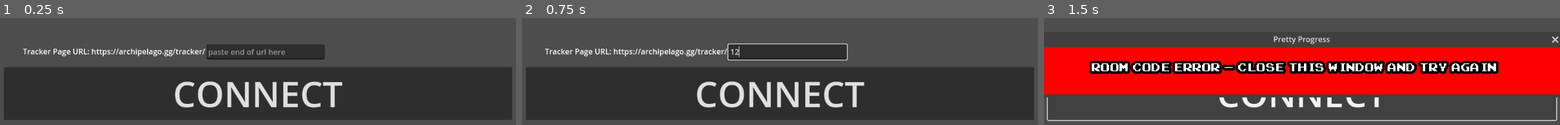
Above: before the commit, frames 1-3 (left to right).
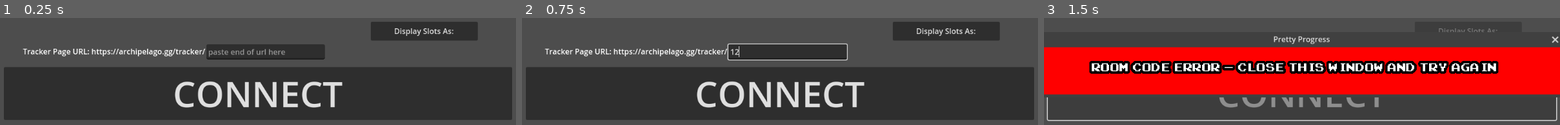
Above: after the commit, the same moments.

Repository: GirambQuamb/Archipelago-Pretty-Progress
Game: Godot game, scene res://launcher.tscn
Same seed, same stepped clock (60 frames per second), same inputs: the game is played once before the commit and once after it.
Inputs (mouse positions are in pixels of both pictures, inside the frame that each line leads up to):
- Up to frame 1 (0.25 s): no input
- Up to frame 2 (0.75 s): click (785, 52) at 0.52 s; type "12" at 0.6 s
- Up to frame 3 (1.5 s): click "CONNECT" at 1.25 s

The runs differ from the first frame. In frame 1, 3.5% of the frame differs, in the area x 71-93%, y 3-21%; in frame 2, 3.5%; in frame 3, 1.3%.

Commit message:
Committing Code That Doesn't Embarrass Me
Things of note:
- Users can select between showing player or game names
- The two display nodes now cycle through the whole list of slots and the total instead of displaying the total every other transition
- Cleaned up hard-coded node references

Diff:
--- a/src/launcher.gd
+++ b/src/launcher.gd
@@ -1,49 +1,89 @@
 extends Control
 
-var game_data : Dictionary
-var url : String
-var game_index : int = 0
-
-# Called when the node enters the scene tree for the first time.
+### Global variables ###
+var url : String # Multiworld tracker URL
+
+var slot_data : Dictionary # Slot info (player, game, progress)
+var slot_index : int = 0 # Used for progressing through slots
+
+enum Display_Mode {PLAYER, GAME, BOTH} # Whether to show players, games or both
+var display_mode : int = 0 # TODO - Actually give the option to show both...
+
+### Node variables ###
+
+## Helpers ##
+@export var http_request : HTTPRequest
+@export var timer : Timer # Used for spacing HTTPRequests and transitions
+
+## Launch Menu ##
+@export var display_selection : MenuButton # Lets the user choose how to display slot names
+@export var launch_button : Button # Launches the progress window
+@export var url_lineedit : LineEdit # User types the end of the tracker url here
+
+## Progress Window ##
+@export var progress_window : Window # Second window that displays the progress bar
+@export var display_parent_a : Control # Parent for the two progress displays
+@export var display_parent_b : Control
+@export var display_text_a : RichTextLabel # Text for the two progress displays
+@export var display_text_b : RichTextLabel
+@export var progress_bar_a : ColorRect # Progress bar for the two progress displays
+@export var progress_bar_b : ColorRect
+@export var display_error : ColorRect # Error message
+
+# Initialize the scene
 func _ready() -> void:
 	# Initialize text
 	initialize_text()
 
 	# Initialize subwindow transparency
-	$"Single Game Window/PanelContainer/Control/Chosen Game".modulate.a = 0
-
-	$"Single Game Window".visible = false
-
-	$HTTPRequest.request_completed.connect(_on_request_completed)
+	display_parent_a.modulate.a = 0
+
+	progress_window.visible = false
+
+	http_request.request_completed.connect(_on_request_completed)
+
+	display_selection.get_popup().id_pressed.connect(_on_menu_button_pressed)
+
+func _on_menu_button_pressed(id : int) -> void:
+	display_mode = id
+	for i in range(0,display_selection.get_popup().item_count):
+		display_selection.get_popup().set_item_checked(i, false)
+	display_selection.get_popup().set_item_checked(id, true)
 
 func initialize_text():
-	$"Single Game Window/PanelContainer/Control/Chosen Game/game_text".text = "[center][wave]Loading[/wave][/center]"
-	$"Single Game Window/PanelContainer/Control/Total/total_text".text = "[center][wave]Loading[/wave][/center]"
-
-	$"Single Game Window/PanelContainer/Control/Total/total_progress".position.x = -1000
-	$"Single Game Window/PanelContainer/Control/Chosen Game/game_progress".position.x = -1000
+	display_text_a.text = "[center][wave]Loading[/wave][/center]"
+	display_text_b.text = "[center][wave]Loading[/wave][/center]"
+
+	progress_bar_b.position.x = -1000
+	progress_bar_a.position.x = -1000
 
 func _on_launch_button_pressed() -> void:
+	reset_data()
 	initialize_text()
 
+	display_selection.disabled = true
+	launch_button.disabled = true
+	url_lineedit.editable = false
+
 	# Set URL
-	url = "https://archipelago.gg/tracker/" + $"URL Line".text
+	url = "https://archipelago.gg/tracker/" + url_lineedit.text
 
 	# Validate URL
+	## Used to have something here... but that was before git lol
 
 	# Send http request
-	$HTTPRequest.request(url)
-
-	$"Single Game Window".visible = true
-	$"Single Game Window/Error".visible = false
-
-	$"Single Game Window/Timer".start()
+	http_request.request(url)
+
+	progress_window.visible = true
+	display_error.visible = false
+
+	timer.start()
 
 func _on_request_completed(_result, _response_code, _headers, _body):
-	if _response_code == 200:
+	if _response_code == 200: # idk what this response code means but it works
 		populate_data(_body)
 	else:
-		$"Single Game Window/Error".visible = true
+		display_error.visible = true
 
 
 func populate_data(_body):
@@ -59,66 +99,103 @@
 	# Number of games
 	var game_count = regex.search_all(table).size()/7
 
-	# Currently parsed game
+	# Currently parsed slot
+	var current_slot = ""
+	# Currently parsed slot's player
+	var current_player = ""
+	# Currently parsed slot's game
 	var current_game = ""
-
-	# Column counter, 2 for game name
+	# Currently parsed slot's progress
+	var current_progress = ""
+
+
+	# Column counter, 1 for player, 2 for game, 4 for progress
 	var column = 0
 	for result in regex.search_all(table):
-		if column % 7 == 2:
+		if column %7 == 0:
+			current_slot = result.get_string().split('>')[2].split('<')[0].strip_edges().replace("&#39;", "'")
+		elif column %7 == 1:
+			current_player = result.get_string().split('>')[1].split('<')[0].strip_edges().replace("&#39;", "'")
+		elif column % 7 == 2:
 			current_game = result.get_string().split('>')[1].split('<')[0].strip_edges().replace("&#39;", "'")
 		elif column % 7 == 4:
-			game_data[current_game] = result.get_string().split('>')[1].split('<')[0].strip_edges()
+			current_progress = result.get_string().split('>')[1].split('<')[0].strip_edges()
+
+		slot_data[current_slot] = {
+			"player": current_player,
+			"game": current_game,
+			"progress": current_progress
+		}
 		column+=1
 
 	## ALL DATA
-
 	table = _body.get_string_from_utf8().split('<tfoot>')[1].split('</tfoot>')[0]
 
 	regex.compile('<td.*?>(.|\n)*?</td>')
 	var total_checks = regex.search_all(table)[3].get_string().split('>')[1].split('<')[0].strip_edges()
 
-	populate_text(total_checks)
-
+	slot_data["TOTAL"] = {
+		"player": "Total Checks",
+		"game": "Total Checks",
+		"progress": total_checks
+	}
+
+	populate_text()
+
+
+func reset_data():
+	progress_window.visible = false
+	timer.stop()
+	slot_index = 0
+	slot_data.clear()
 
 func _on_single_game_window_close_requested() -> void:
-	$"Single Game Window".visible = false
-	$"Single Game Window/Timer".stop()
-	game_index = 0
-	game_data.clear()
-
-func populate_text(total_checks):
-	## PROGRESS BAR
+	reset_data()
+
+	launch_button.disabled = false
+	display_selection.disabled = false
+	url_lineedit.editable = true
+
+func populate_text():
+	start_transition()
+
+	# Expression for math
 	var expression = Expression.new()
-	expression.parse(total_checks+".0")
-
-	$"Single Game Window/PanelContainer/Control/Total/total_progress".position.x = expression.execute() * 1000 - 1000+40
-
-	## TEXT
-	# Create text
-	$"Single Game Window/PanelContainer/Control/Total/total_text".text = "[center]Total Checks: %s\n\n[table=2]" % total_checks
-
-	# Single game text/progress
-	if game_index >= game_data.keys().size():
-			game_index = 0
-	var chosen_game = game_data.keys()[game_index]
-
-	expression.parse(game_data[chosen_game]+".0")
-	$"Single Game Window/PanelContainer/Control/Chosen Game/game_text".text = "[center]%s: %s[/center]" % [chosen_game, game_data[chosen_game]]
-	$"Single Game Window/PanelContainer/Control/Chosen Game/game_progress".position.x = expression.execute() * 1000 - 1000+40
-
-	start_transition()
+
+	# Choose a slot to display
+	var chosen_slot = slot_data.keys()[slot_index % slot_data.keys().size()]
+
+	if slot_index % 2 == 0:
+		## NODE 1
+		expression.parse(slot_data[chosen_slot]["progress"]+".0")
+		match display_mode:
+			Display_Mode.PLAYER:
+				display_text_a.text = "[center]%s: %s[/center]" % [slot_data[chosen_slot]["player"], slot_data[chosen_slot]["progress"]]
+			Display_Mode.GAME:
+				display_text_a.text = "[center]%s: %s[/center]" % [slot_data[chosen_slot]["game"], slot_data[chosen_slot]["progress"]]
+		progress_bar_a.position.x = expression.execute() * 1000 - 1000+40
+	else:
+		## NODE 2
+		expression.parse(slot_data[chosen_slot]["progress"]+".0")
+		match display_mode:
+			Display_Mode.PLAYER:
+				display_text_b.text = "[center]%s: %s[/center]" % [slot_data[chosen_slot]["player"], slot_data[chosen_slot]["progress"]]
+			Display_Mode.GAME:
+				display_text_b.text = "[center]%s: %s[/center]" % [slot_data[chosen_slot]["game"], slot_data[chosen_slot]["progress"]]
+		progress_bar_b.position.x = expression.execute() * 1000 - 1000+40
+
+	# Move to the next slot
+	slot_index += 1
 
 func _on_timer_timeout() -> void:
-	$HTTPRequest.request(url)
+	http_request.request(url)
 
 func start_transition():
 	var tween = get_tree().create_tween()
 	var tween2 = get_tree().create_tween()
-	if $"Single Game Window/PanelContainer/Control/Chosen Game".modulate.a == 0:
-		tween.tween_property($"Single Game Window/PanelContainer/Control/Total", "modulate", Color(0,0,0,0), 2)
-		tween2.tween_property($"Single Game Window/PanelContainer/Control/Chosen Game", "modulate", Color(1,1,1,1), 2)
+	if display_parent_a.modulate.a == 0:
+		tween.tween_property(display_parent_b, "modulate", Color(0,0,0,0), 2)
+		tween2.tween_property(display_parent_a, "modulate", Color(1,1,1,1), 2)
 	else:
-		game_index += 1
-		tween.tween_property($"Single Game Window/PanelContainer/Control/Chosen Game", "modulate", Color(0,0,0,0), 2)
-		tween2.tween_property($"Single Game Window/PanelContainer/Control/Total", "modulate", Color(1,1,1,1), 2)
+		tween.tween_property(display_parent_a, "modulate", Color(0,0,0,0), 2)
+		tween2.tween_property(display_parent_b, "modulate", Color(1,1,1,1), 2)
--- a/src/launcher.tscn
+++ b/src/launcher.tscn
@@ -20,7 +20,7 @@
 shader_parameter/speed = 0.1
 shader_parameter/angle = 0.1
 
-[node name="Launcher" type="Control"]
+[node name="Launcher" type="Control" node_paths=PackedStringArray("http_request", "timer", "display_selection", "launch_button", "url_lineedit", "progress_window", "display_parent_a", "display_parent_b", "display_text_a", "display_text_b", "progress_bar_a", "progress_bar_b", "display_error")]
 layout_mode = 3
 anchors_preset = 15
 anchor_right = 1.0
@@ -28,6 +28,36 @@
 grow_horizontal = 2
 grow_vertical = 2
 script = ExtResource("1_e8q7a")
+http_request = NodePath("HTTPRequest")
+timer = NodePath("Single Game Window/Timer")
+display_selection = NodePath("MenuButton")
+launch_button = NodePath("Launch Button")
+url_lineedit = NodePath("URL Line")
+progress_window = NodePath("Single Game Window")
+display_parent_a = NodePath("Single Game Window/PanelContainer/Control/Display Parent A")
+display_parent_b = NodePath("Single Game Window/PanelContainer/Control/Display Parent B")
+display_text_a = NodePath("Single Game Window/PanelContainer/Control/Display Parent A/Text A")
+display_text_b = NodePath("Single Game Window/PanelContainer/Control/Display Parent B/Text B")
+progress_bar_a = NodePath("Single Game Window/PanelContainer/Control/Display Parent A/Progress Bar A")
+progress_bar_b = NodePath("Single Game Window/PanelContainer/Control/Display Parent B/Progress Bar B")
+display_error = NodePath("Single Game Window/Error")
+
+[node name="MenuButton" type="MenuButton" parent="."]
+layout_mode = 0
+offset_left = 776.0
+offset_top = 16.0
+offset_right = 1000.0
+offset_bottom = 56.0
+text = "Display Slots As:"
+flat = false
+item_count = 2
+popup/item_0/text = "Player Names"
+popup/item_0/checkable = 2
+popup/item_0/checked = true
+popup/item_0/id = 0
+popup/item_1/text = "Game Names"
+popup/item_1/checkable = 2
+popup/item_1/id = 1
 
 [node name="URL Line" type="LineEdit" parent="."]
 layout_mode = 0
@@ -82,14 +112,14 @@
 [node name="Control" type="Control" parent="Single Game Window/PanelContainer"]
 layout_mode = 2
 
-[node name="Total" type="Control" parent="Single Game Window/PanelContainer/Control"]
+[node name="Display Parent A" type="Control" parent="Single Game Window/PanelContainer/Control"]
 layout_mode = 3
 anchors_preset = 0
 offset_left = -40.0
 offset_top = -30.0
 offset_bottom = 10.0
 
-[node name="total_progress" type="ColorRect" parent="Single Game Window/PanelContainer/Control/Total"]
+[node name="Progress Bar A" type="ColorRect" parent="Single Game Window/PanelContainer/Control/Display Parent A"]
 material = SubResource("ShaderMaterial_kjcl2")
 layout_mode = 2
 offset_left = 40.0
@@ -98,7 +128,7 @@
 offset_bottom = 70.0
 color = Color(0, 1, 0.166667, 1)
 
-[node name="total_text" type="RichTextLabel" parent="Single Game Window/PanelContainer/Control/Total"]
+[node name="Text A" type="RichTextLabel" parent="Single Game Window/PanelContainer/Control/Display Parent A"]
 clip_contents = false
 layout_mode = 0
 offset_left = 56.0
@@ -117,14 +147,14 @@
 scroll_active = false
 metadata/_edit_lock_ = true
 
-[node name="Chosen Game" type="Control" parent="Single Game Window/PanelContainer/Control"]
+[node name="Display Parent B" type="Control" parent="Single Game Window/PanelContainer/Control"]
 layout_mode = 3
 anchors_preset = 0
 offset_left = -40.0
 offset_top = -30.0
 offset_bottom = 10.0
 
-[node name="game_progress" type="ColorRect" parent="Single Game Window/PanelContainer/Control/Chosen Game"]
+[node name="Progress Bar B" type="ColorRect" parent="Single Game Window/PanelContainer/Control/Display Parent B"]
 material = SubResource("ShaderMaterial_kjcl2")
 layout_mode = 2
 offset_left = 40.0
@@ -133,7 +163,7 @@
 offset_bottom = 70.0
 color = Color(0, 1, 0.166667, 1)
 
-[node name="game_text" type="RichTextLabel" parent="Single Game Window/PanelContainer/Control/Chosen Game"]
+[node name="Text B" type="RichTextLabel" parent="Single Game Window/PanelContainer/Control/Display Parent B"]
 clip_contents = false
 layout_mode = 0
 offset_left = 56.0
